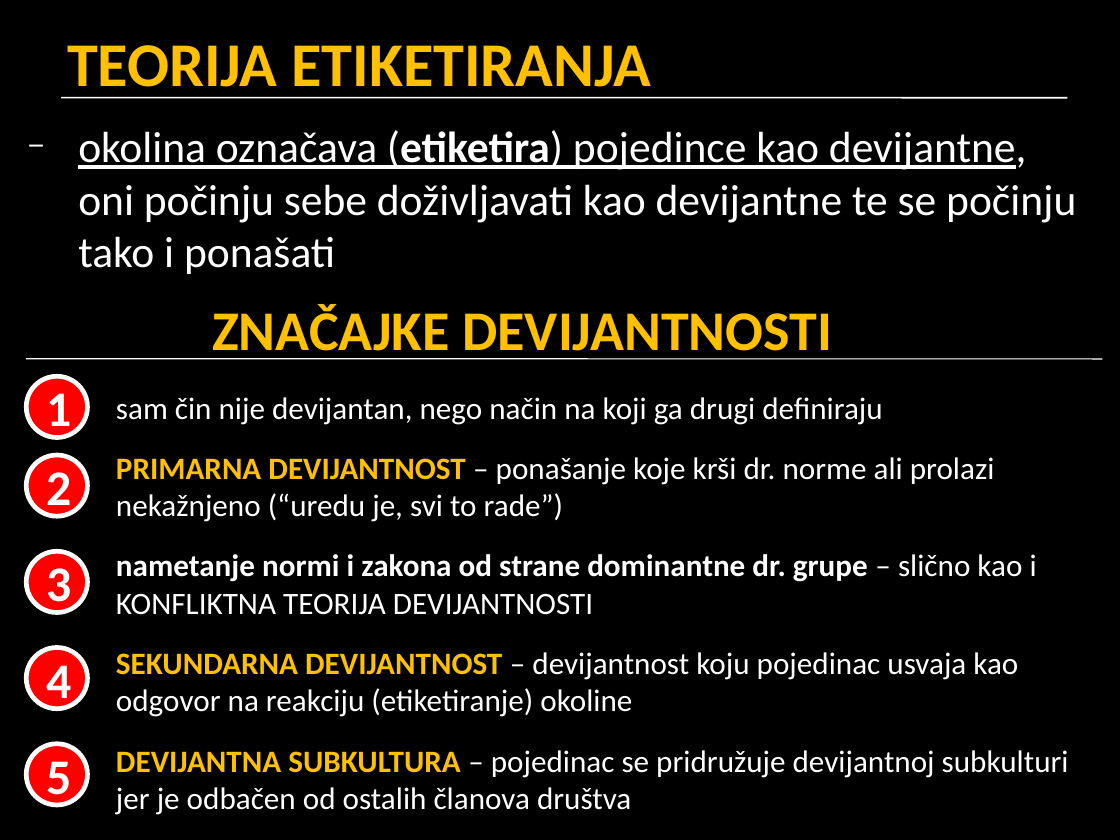
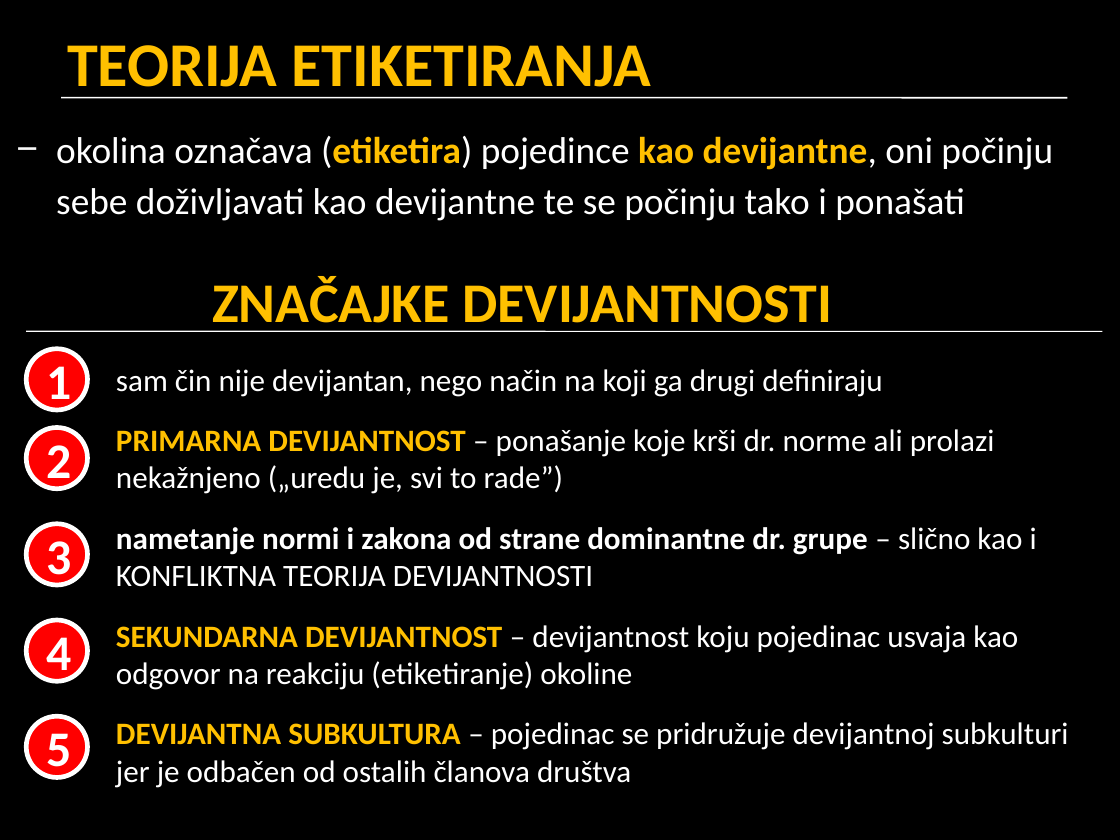
Before and after one commit to srednja-skola/sociologija, a slide deck: slide 27 of data/pptx/005_socijalizacija_i_identitet.pptx (slide 26 before the commit). Drawn at 1120x840 pixels with LibreOffice and Linux fonts; fonts in the diff are those of the drawing. Boxes give left, top, right and bottom in pixels: in the first picture for what was removed or moved away, otherwise in the second. Text is boxed around its words. In the diff, an @@ line names an element or a change of style, - is before the commit and + after.

```diff
--- a/data/pptx/005_socijalizacija_i_identitet.pptx
+++ b/data/pptx/005_socijalizacija_i_identitet.pptx
@@ text "okolina označava (etiketira) pojedince kao ...": place and size @@
-text "okolina označava (etiketira) pojedince kao ..." at box(78, 130, 1076, 274)
+text "okolina označava (etiketira) pojedince kao ..." at box(56, 136, 1053, 221)
@@ text "okolina označava (etiketira) pojedince kao ..." at box(56, 136, 1053, 221): size 28 to 24 pt; text colour #FFFFFF to #FFC000 in "(etiketira) kao devijantne,"; bold on in "kao devijantne,"; underline off in "okolina označava (etiketira) pojedince kao devijantne,"; indent changed; line spacing 1 to 33pt @@
@@ 4 ellipses, 2 texts, 1 line: place and size @@
-4 ellipses, 2 texts, 1 line at box(26, 358, 1102, 805)
+4 ellipses, 2 texts, 1 line at box(26, 332, 1102, 778)
@@ text at box(116, 429, 995, 494): text changed @@
-PRIMARNA DEVIJANTNOST – ponašanje koje krši dr. norme ali prolazi nekažnjeno (“uredu je, svi to rade”)
+PRIMARNA DEVIJANTNOST – ponašanje koje krši dr. norme ali prolazi nekažnjeno („uredu je, svi to rade”)
@@ 3 texts, 1 ellipse: place and size @@
-3 texts, 1 ellipse at box(26, 304, 1069, 815)
+3 texts, 1 ellipse at box(26, 276, 1069, 788)
```
Also in this commit, not shown: 17 other slides changed, 5 slides added, 3 slides removed.
